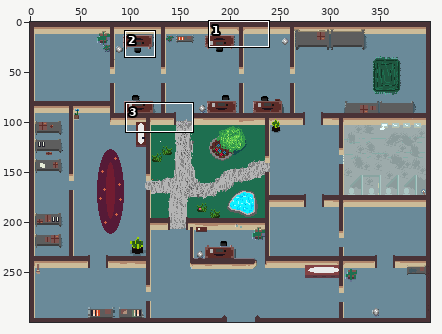
One commit to this sprite sheet: Assets/Sprites/Walls.png. Above: a wide view before the commit, with the close-up outlined.
Close-up. The starting point:
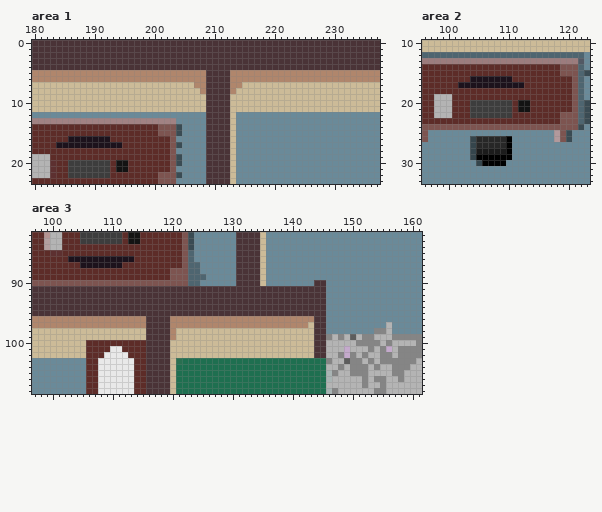
The file is 400x300 pixels. Colours within 5 levels of each other are drawn and written as one. Shown: area 1: x 180..237, y 0..23; area 2: x 96..123, y 10..33; area 3: x 97..161, y 82..108. The commit also changed other parts of the picture, which this record leaves out.
After:
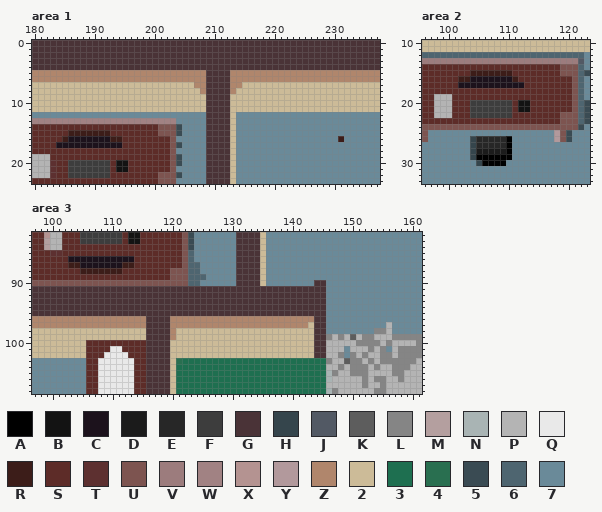
Palette (. is transparent): A #000000  B #131313  C #1c121c  D #1b1b1b  E #272727  F #3d3d3d  G #4a3337  H #35454c  J #525964  K #5d5d5d  L #858585  M #b49f9f  N #a9b4b4  P #b4b4b4  Q #e9e9e9  R #3c1d19  S #5d2c28  T #5d3030  U #7d5450  V #9c7c7d  W #a18283  X #b49391  Y #b2999c  Z #b0866c  2 #ccbb98  3 #1e6f50  4 #296f50  5 #3a4b53  6 #4e6570  7 #6a8a99
The edit:
--- area 1
@@ x 180..237 @@
 14 SSSSSSSSSSSSSSSSSSSSSUUU57777GGGG2777777777777777777777777
-15 SSSSSSSSSSSSSSSSSSSSSUUU57777GGGG2777777777777777777777777
-16 SSSSSSCCCCCCCSSSSSSSSSSU77777GGGG2777777777777777777777777
+15 SSSSSSRRRRRRRSSSSSSSSUUU57777GGGG2777777777777777777777777
+16 SSSSSRCCCCCCCRRSSSSSSSSU77777GGGG277777777777777777R777777
 17 SSSSCCCCCCCCCCCSSSSSSSSU57777GGGG2777777777777777777777777
--- area 2
@@ x 100..113 @@
 14 SSSSSSSSSSSSSS
-15 SSSSSSSSSSSSSS
-16 SSSSCCCCCCCSSS
+15 SSSSRRRRRRRSSS
+16 SSRRCCCCCCCRSS
 17 SSCCCCCCCCCCCS
--- area 3
@@ x 101..115 @@
  86 SSCCCCCCCCCCCSS
- 87 SSSSCCCCCCCSSSS
- 88 SSSSSSSSSSSSSSS
+ 87 SSRRCCCCCCCRRSS
+ 88 SSSSRRRRRRRSSSS
  89 SSSSSSSSSSSSSSS
@@ x 147..158 @@
 100 PPPPLLLLPLPP
-101 PP.PPPLPL.PL
-102 PL.LPLPPLLPL
+101 PP7PPPLPL7PL
+102 PL7LPLPPLLPL
 103 PPKLLPLPLLLL
